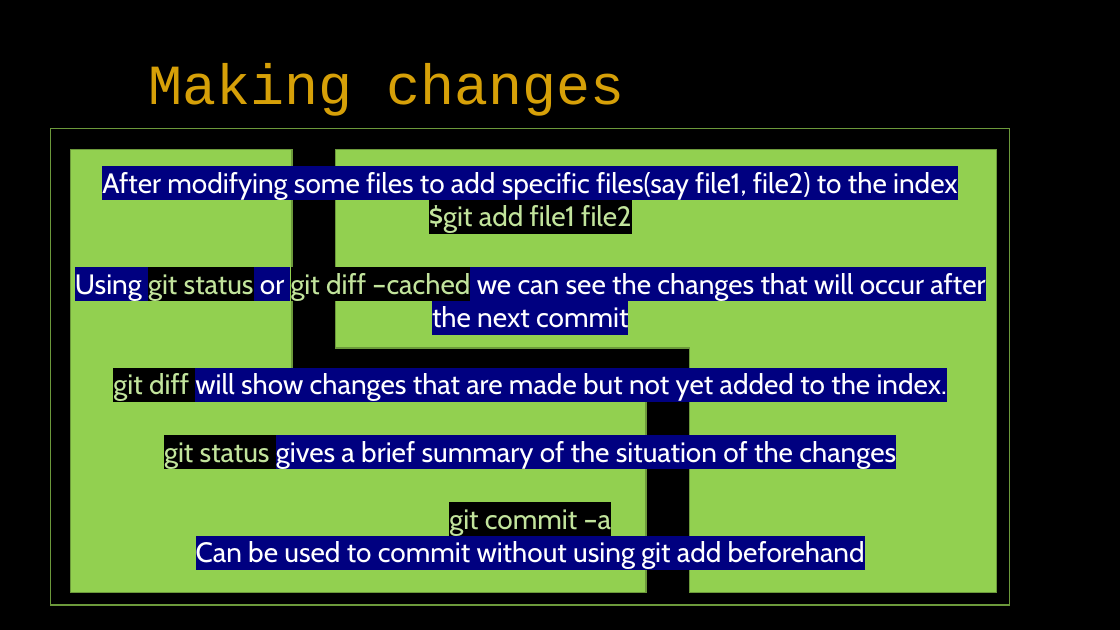
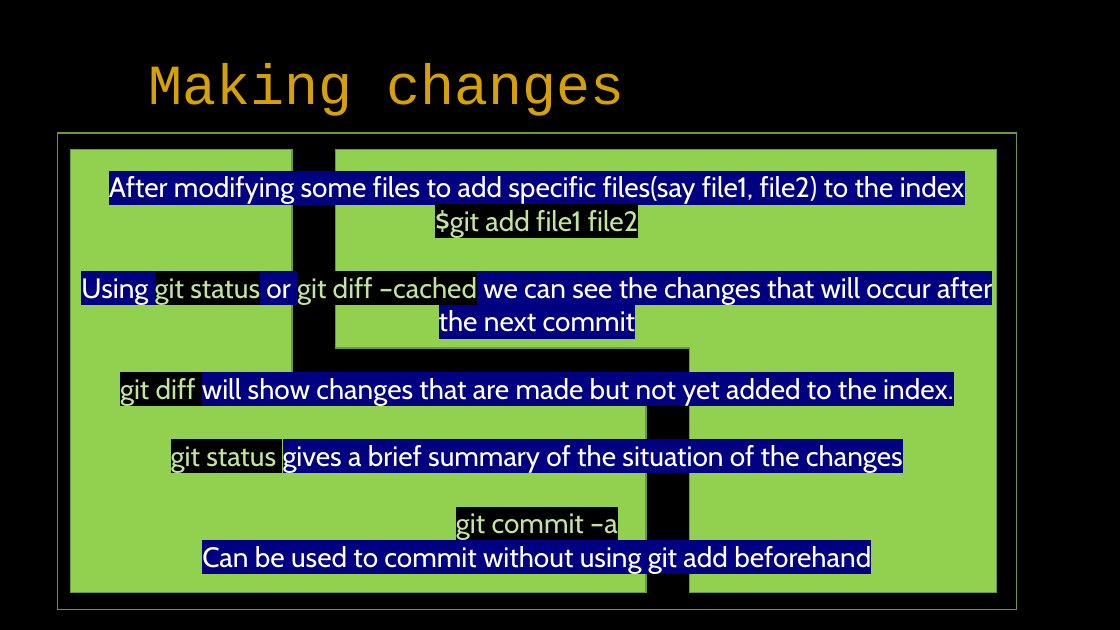
Before and after one commit to gwydion67/KOSS-presentation, a slide deck: slide 6 of New Git Concepts.pptx. Drawn at 1120x630 pixels with LibreOffice and Linux fonts; fonts in the diff are those of the drawing. Boxes give left, top, right and bottom in pixels: in the first picture for what was removed or moved away, otherwise in the second. Text is boxed around its words. In the diff, an @@ line names an element or a change of style, - is before the commit and + after.

```diff
--- a/New Git Concepts.pptx
+++ b/New Git Concepts.pptx
@@ rectangle "After modifying some files to ...": place and size @@
-rectangle "After modifying some files to ..." at <box>50,129,1010,605</box>
+rectangle "After modifying some files to ..." at <box>57,133,1017,609</box>
```
Also in this commit, not shown: 1 other slide changed, 9 slides added, 4 slides removed.
